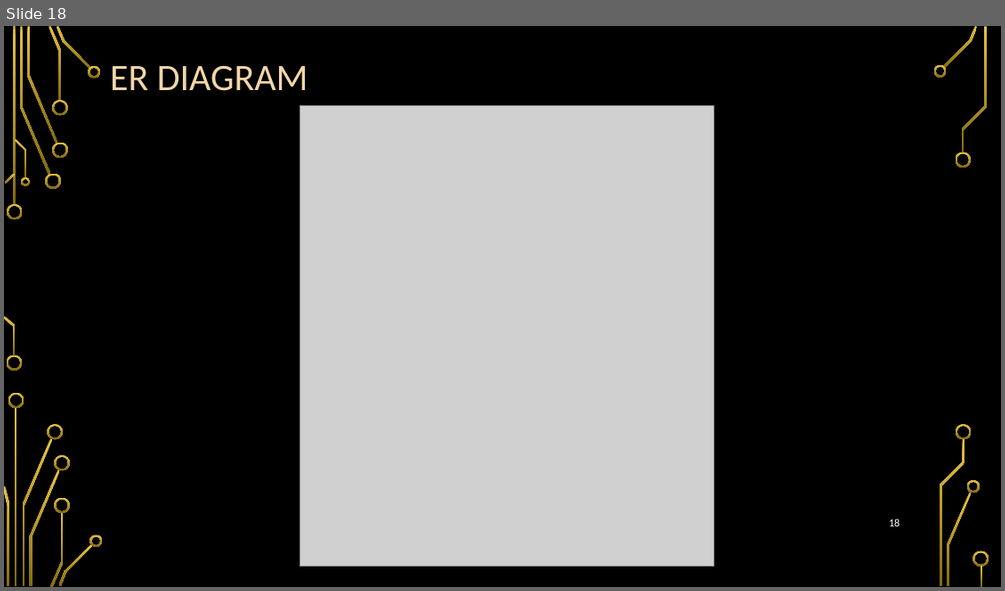
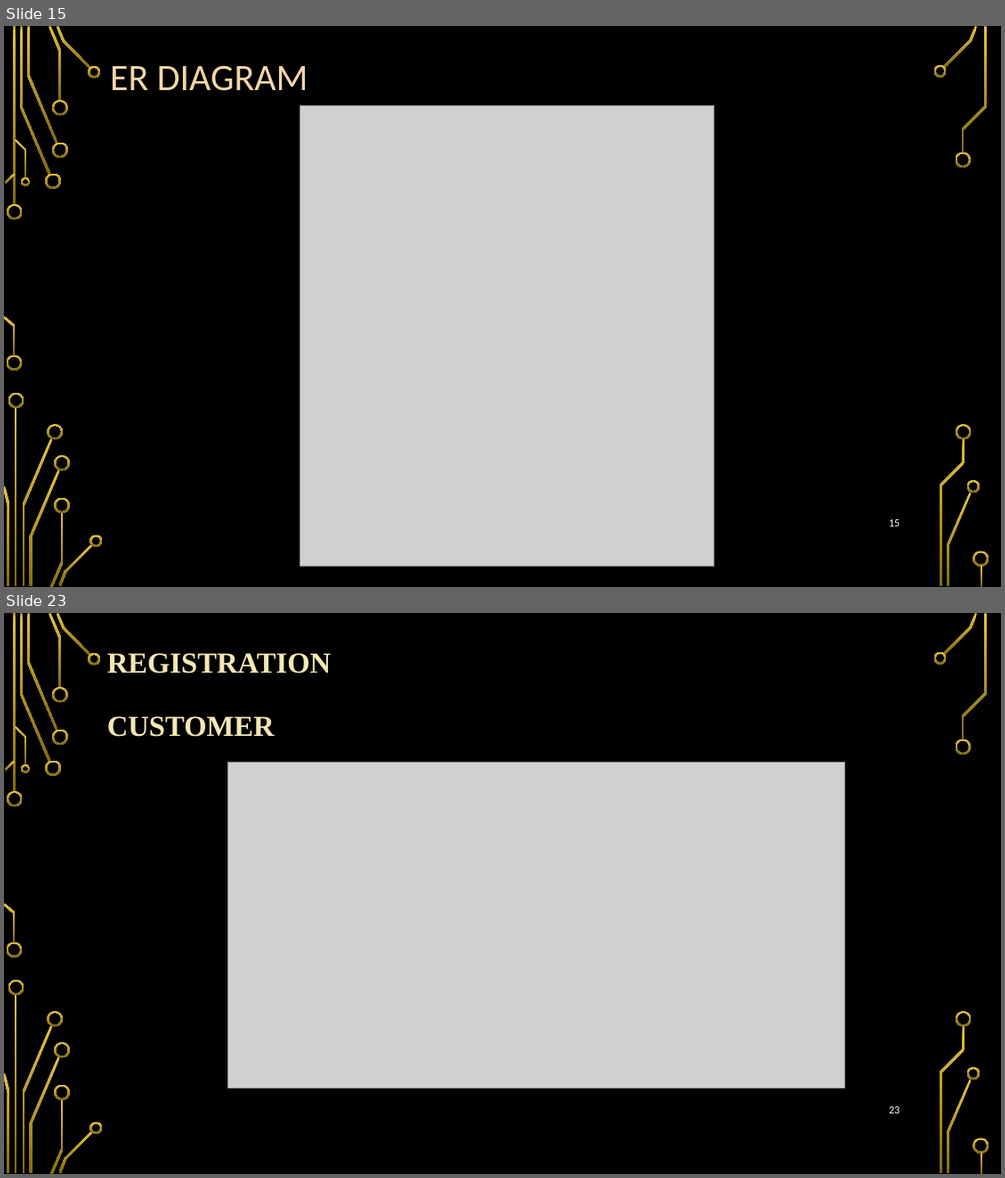
Before and after one commit to sarveshbhat/Clgproject-BCK, a slide deck: database ppt.pptx. Shown one above the other, each under a label of ours: slide 18 before the commit, slides 15 and 23 after it; the slides between them are not shown. The pictures are 1005x591 and 1005x1178 pixels, drawn with LibreOffice and Linux fonts; fonts in the diff are those of the drawing; grey boxes stand for pictures; background and template pictures are left out. Boxes give left, top, right and bottom in pixels: in the first picture for what was removed or moved away, otherwise in the second. Text is boxed around its words. In the diff, an @@ line names an element or a change of style, - is before the commit and + after.

```diff
--- a/database ppt.pptx
+++ b/database ppt.pptx
@@ slide 23 added at (4,613,1001,1174), background picture (left out); not listed: 36 template elements that a slide beside it also shows @@
@@ title added at (107,653,331,737), 28 pt, text #F5E7B4, bold @@
+REGISTRATION
+CUSTOMER
@@ picture added at (227,763,844,1088) @@
@@ page number added at (889,1106,899,1113), 10.5 pt, text #FFFFFF @@
+23
@@ what was slide 18 is now slide 15 @@
```
Also in this commit, not shown: 3 slides changed, 25 other slides added, 5 slides removed, 16 other files.
